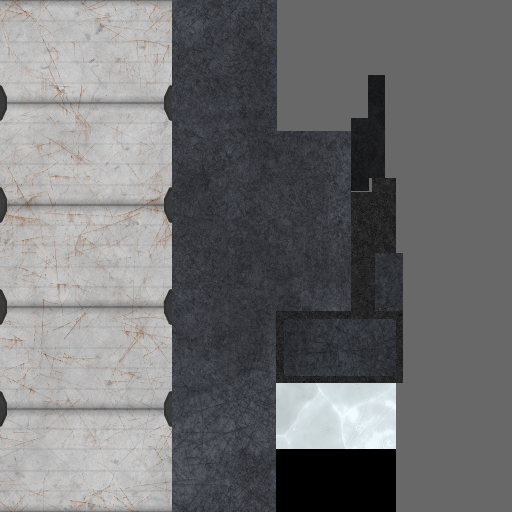
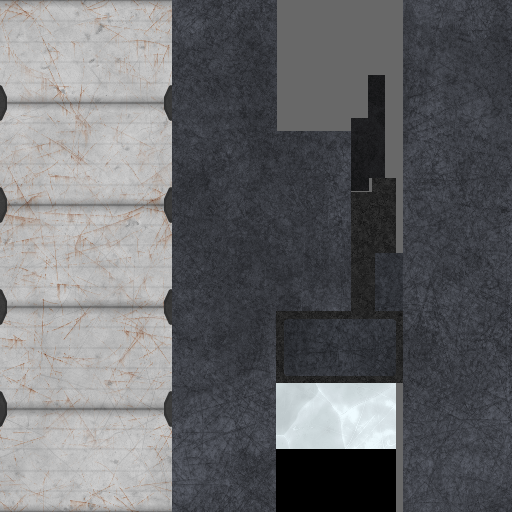
Before/after of a 512px x 512px layered artwork. What changed in the layer stack:
painted on "Ice001_Color.png" over [403, 0, 512, 512]
painted on "Paint Layer 14" over [403, 0, 512, 512]
painted on "Metal046B_Color.png" (2nd of 2, in "Wall_gate_01" › "Metal Hinges" › "Metal046B_Color.png") over [403, 0, 512, 512]
painted on "Rubber004_Color.png" (2nd of 2, in "Wall_gate_01" › "Rubber Window" › "Rubber004_Color.png") over [403, 0, 512, 512]
painted on "Metal046A_Color.png" (2nd of 2, in "Wall_gate_01" › "Metal Door" › "Hinges Plates" › "Metal046A_Color.png") over [403, 0, 512, 512]
painted on "Copy of Metal054B_Color.png" (1st of 2, in "Wall_gate_01" › "Metal Door" › "Metal Door Left" › "Metal008_Color.png" › "Metal054B_Color.png" › "Copy of Group 2") over [403, 0, 512, 512]
painted on "Paint Layer 3" (1st of 2, in "Wall_gate_01" › "Metal Door" › "Metal Door Left" › "Metal008_Color.png" › "Metal054B_Color.png" › "Copy of Group 2") over [403, 0, 512, 512]
painted on "Copy of Metal008_Color.png" (1st of 2, in "Wall_gate_01" › "Metal Door" › "Metal Door Left" › "Metal008_Color.png" › "Group 4") over [403, 0, 512, 512]
painted on "Paint Layer 16" (1st of 2, in "Wall_gate_01" › "Metal Door" › "Metal Door Left" › "Metal008_Color.png" › "Group 4") over [403, 0, 512, 512]
painted on "Paint Layer 1" (1st of 2, in "Wall_gate_01" › "Metal Door" › "Metal Door Left") over [403, 0, 512, 512]
painted on "Copy of Metal054B_Color.png" (2nd of 2, in "Wall_gate_01" › "Metal Door" › "Metal008_Color.png" › "Metal054B_Color.png" › "Copy of Group 2") over [403, 0, 512, 512]
painted on "Paint Layer 3" (2nd of 2, in "Wall_gate_01" › "Metal Door" › "Metal008_Color.png" › "Metal054B_Color.png" › "Copy of Group 2") over [403, 0, 512, 512]
painted on "Copy of Metal008_Color.png" (2nd of 2, in "Wall_gate_01" › "Metal Door" › "Metal008_Color.png" › "Group 4") over [403, 0, 512, 512]
…and 5 more changes (5 painted)
